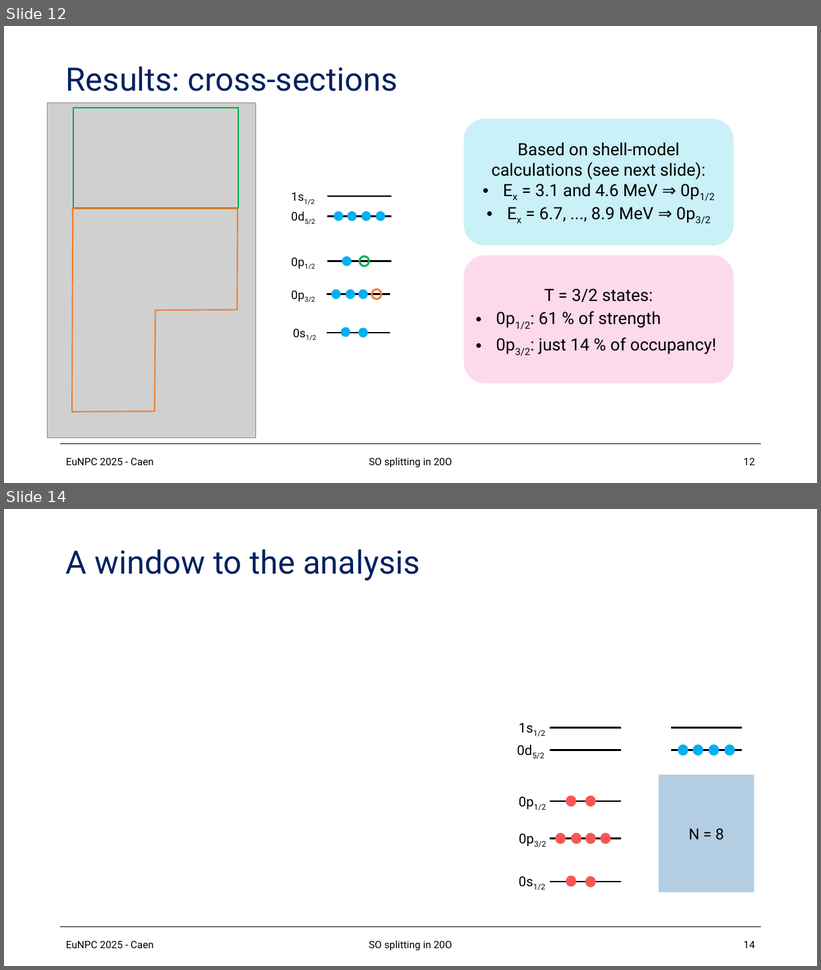
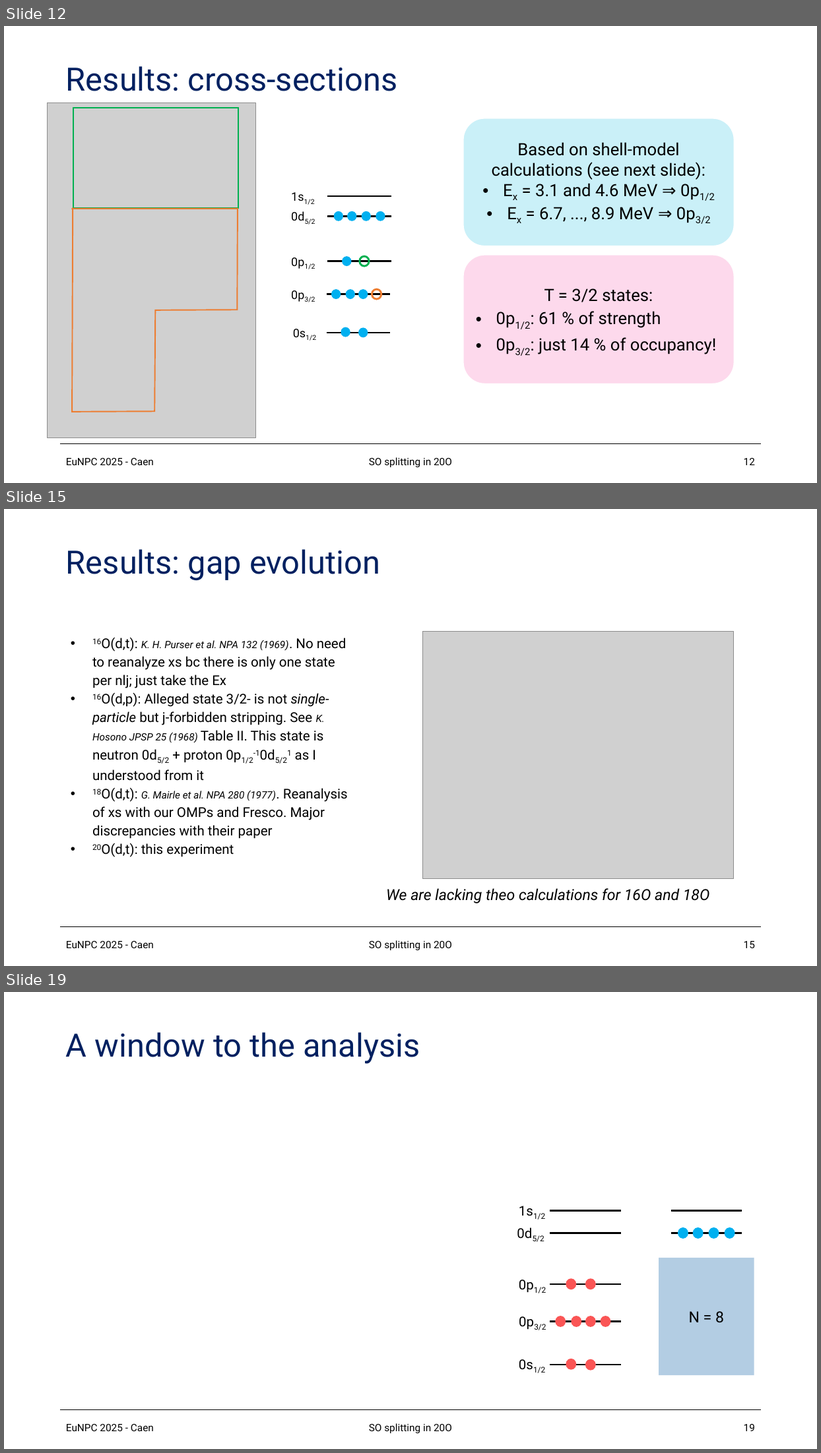
Before and after one commit to loopset/Docs, a slide deck: EuNPC/eunpc.pptx. Shown one above the other, each under a label of ours: slides 12 and 14 before the commit, slides 12, 15 and 19 after it; the slides between them are not shown. The pictures are 821x970 and 821x1453 pixels, drawn with LibreOffice and Linux fonts; fonts in the diff are those of the drawing; grey boxes stand for pictures. Boxes give left, top, right and bottom in pixels: in the first picture for what was removed or moved away, otherwise in the second. Text is boxed around its words. In the diff, an @@ line names an element or a change of style, - is before the commit and + after.

```diff
--- a/EuNPC/eunpc.pptx
+++ b/EuNPC/eunpc.pptx
@@ slide 15 added at (4,509,817,966), background #FFFFFF; not listed: 1 template element that a slide beside it also shows @@
@@ title added at (66,549,380,580), 38 pt, text #002060 @@
+Results: gap evolution
@@ text added at (92,637,348,857), 16 pt, text #000000 @@
+• 16O(d,t): K. H. Purser et al. NPA 132 (1969). No need to reanalyze xs bc there is only one state per nlj; just take the Ex
+• 16O(d,p): Alleged state 3/2- is not single-particle but j-forbidden stripping. See K. Hosono JPSP 25 (1968) Table II. This state is neutron 0d5/2 + proton 0p1/2-10d5/21 as I understood from it
+• 18O(d,t): G. Mairle et al. NPA 280 (1977). Reanalysis of xs with our OMPs and Fresco. Major discrepancies with their paper
+• 20O(d,t): this experiment
@@ picture added at (422,631,733,879) @@
@@ text added at (386,889,710,904), 18 pt, text #000000, italic @@
+We are lacking theo calculations for 16O and 18O
@@ text added at (66,941,154,949), 12 pt, text #000000 @@
+EuNPC 2025 - Caen
@@ text added at (369,941,452,951), 12 pt, text #000000 @@
+SO splitting in 20O
@@ page number added at (744,941,755,949), 12 pt, text #000000 @@
+15
@@ what was slide 14 is now slide 19 @@
@@ page number at (744,1424,755,1432): text changed @@
-14
+19
```
Also in this commit, not shown: 1 slide changed, 4 other slides added, 11 other files.
